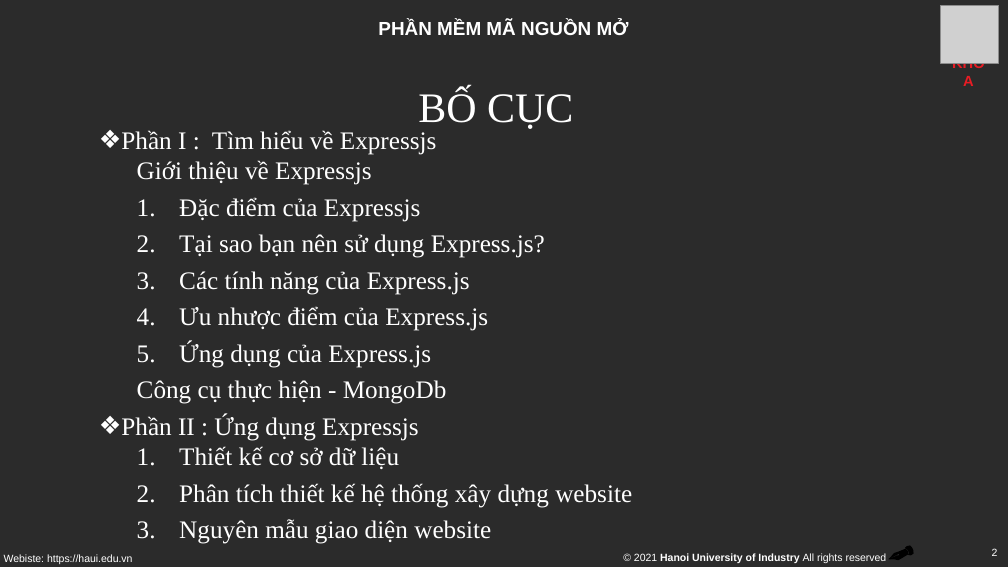
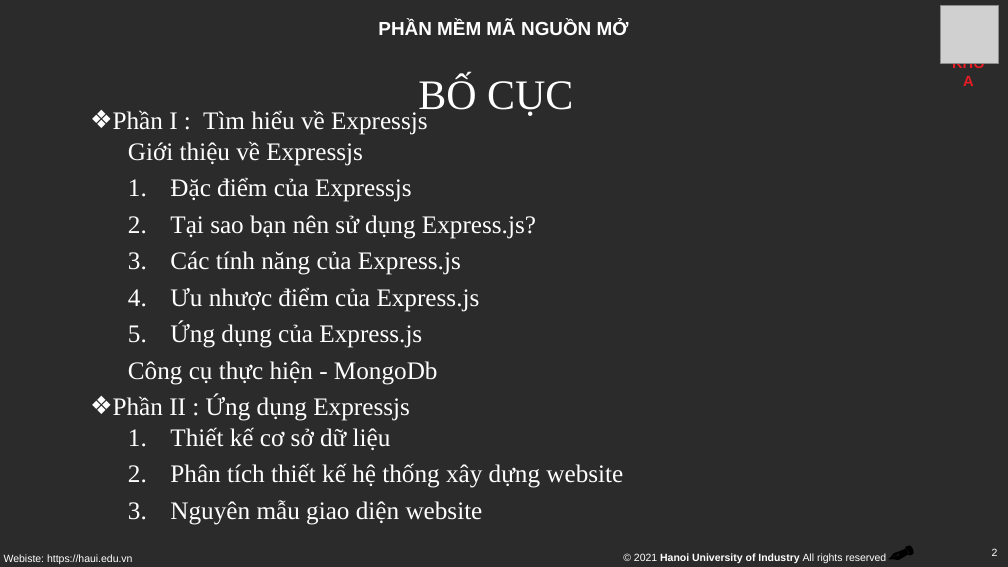
Before and after one commit to a2xvodoi/MNM-Project-Shop-Fashion, a slide deck: slide 2 of src/Slide/Nhom12_slide.pptx. Drawn at 1008x567 pixels with LibreOffice and Linux fonts; fonts in the diff are those of the drawing; grey boxes stand for pictures; background and template pictures are left out; a plain dark background stands for a picture behind light text. Boxes give left, top, right and bottom in pixels: in the first picture for what was removed or moved away, otherwise in the second. Text is boxed around its words. In the diff, an @@ line names an element or a change of style, - is before the commit and + after.

```diff
--- a/src/Slide/Nhom12_slide.pptx
+++ b/src/Slide/Nhom12_slide.pptx
@@ text "BỐ CỤC": place and size @@
-text "BỐ CỤC" at [418, 89, 573, 129]
+text "BỐ CỤC" at [418, 76, 573, 116]
@@ text "Phần I : Tìm hiểu ...": place and size @@
-text "Phần I : Tìm hiểu ..." at [121, 130, 632, 544]
+text "Phần I : Tìm hiểu ..." at [113, 110, 623, 525]
```
Also in this commit, not shown: 3 slides added, 2 other files.
